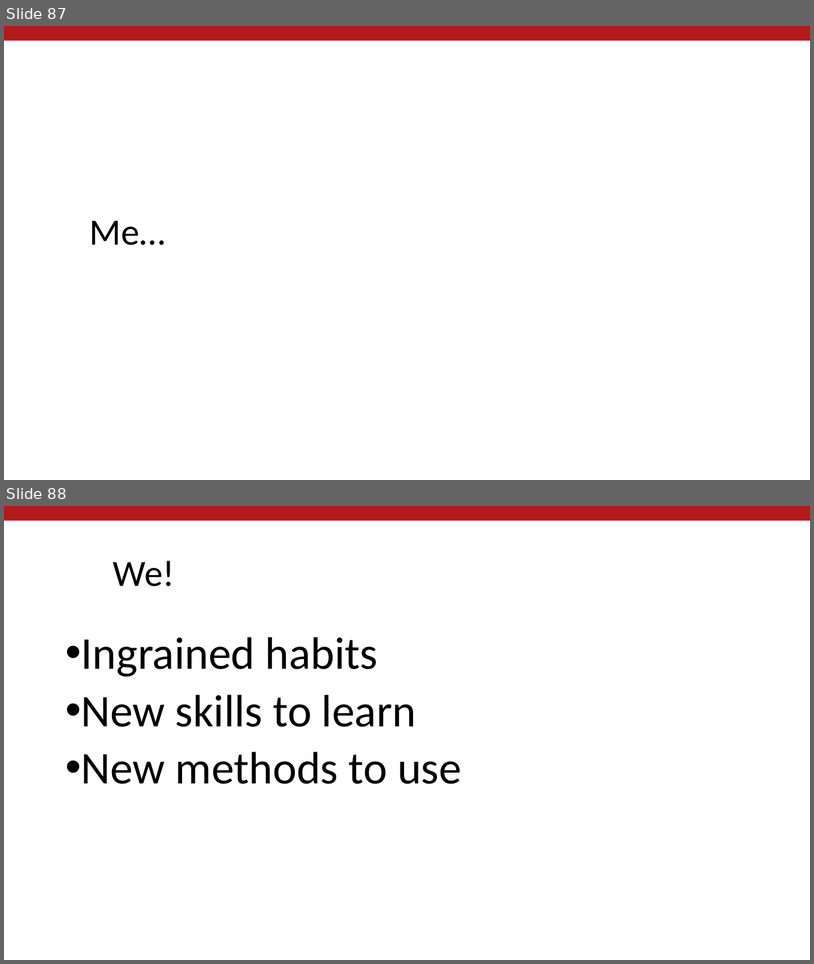
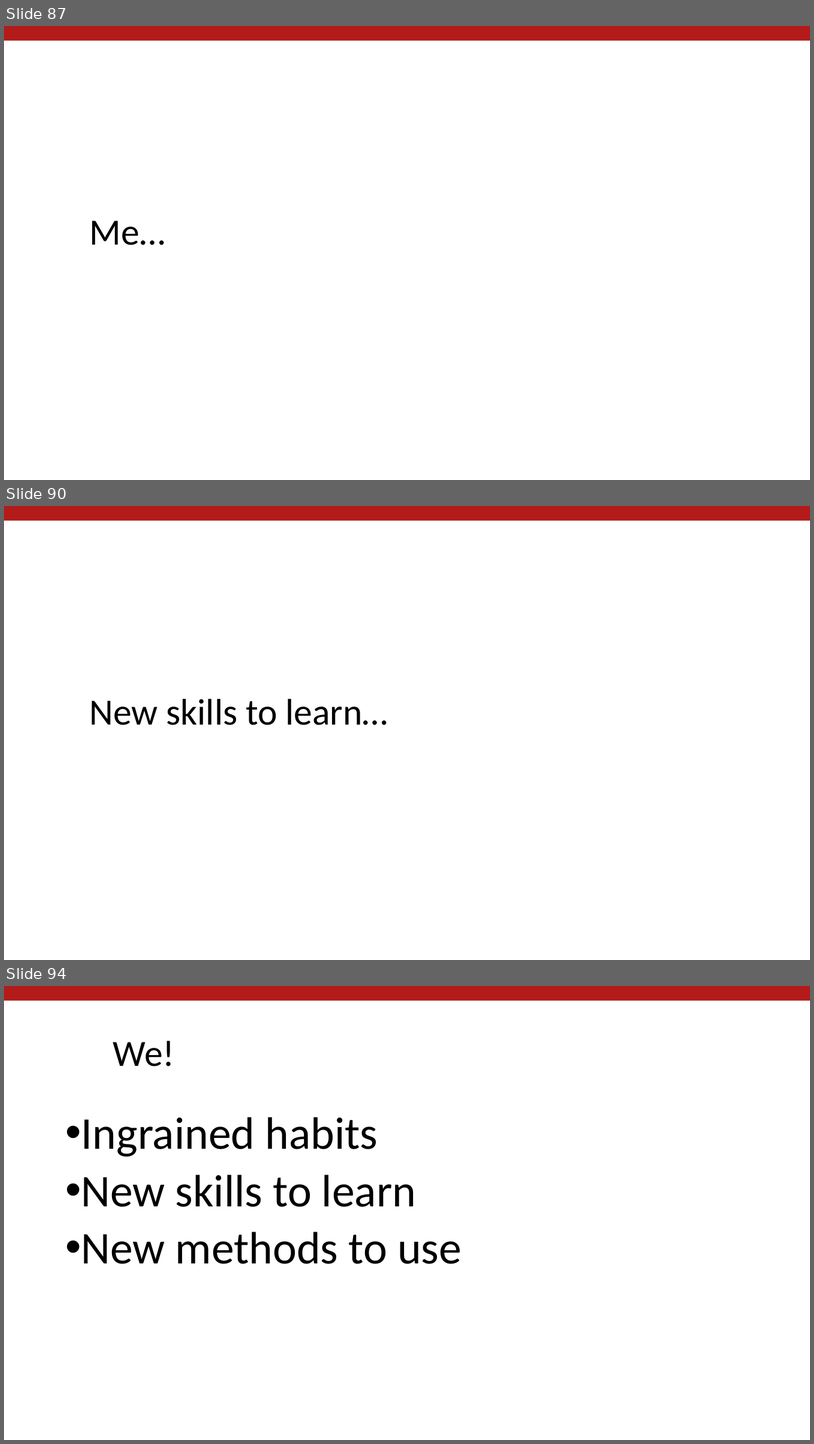
Before and after one commit to labordynamicsinstitute/replicability-presentation2019, a slide deck: Vilhuber-Presentation2019-Montreal-2019-04-05.pptx. Shown one above the other, each under a label of ours: slides 87 and 88 before the commit, slides 87, 90 and 94 after it; the slides between them are not shown. The pictures are 814x964 and 814x1444 pixels, drawn with LibreOffice and Linux fonts; fonts in the diff are those of the drawing; background and template pictures are left out. Boxes give left, top, right and bottom in pixels: in the first picture for what was removed or moved away, otherwise in the second. Text is boxed around its words. In the diff, an @@ line names an element or a change of style, - is before the commit and + after.

```diff
--- a/Vilhuber-Presentation2019-Montreal-2019-04-05.pptx
+++ b/Vilhuber-Presentation2019-Montreal-2019-04-05.pptx
@@ slide 90 added at (x1=4, y1=506, x2=810, y2=960), background #FFFFFF; not listed: 1 template element that a slide beside it also shows @@
@@ title added at (x1=90, y1=699, x2=388, y2=725), 44 pt, text #000000 @@
+New skills to learn…
@@ what was slide 88 is now slide 94 @@
```
Also in this commit, not shown: 6 other slides added, 1 other file.
